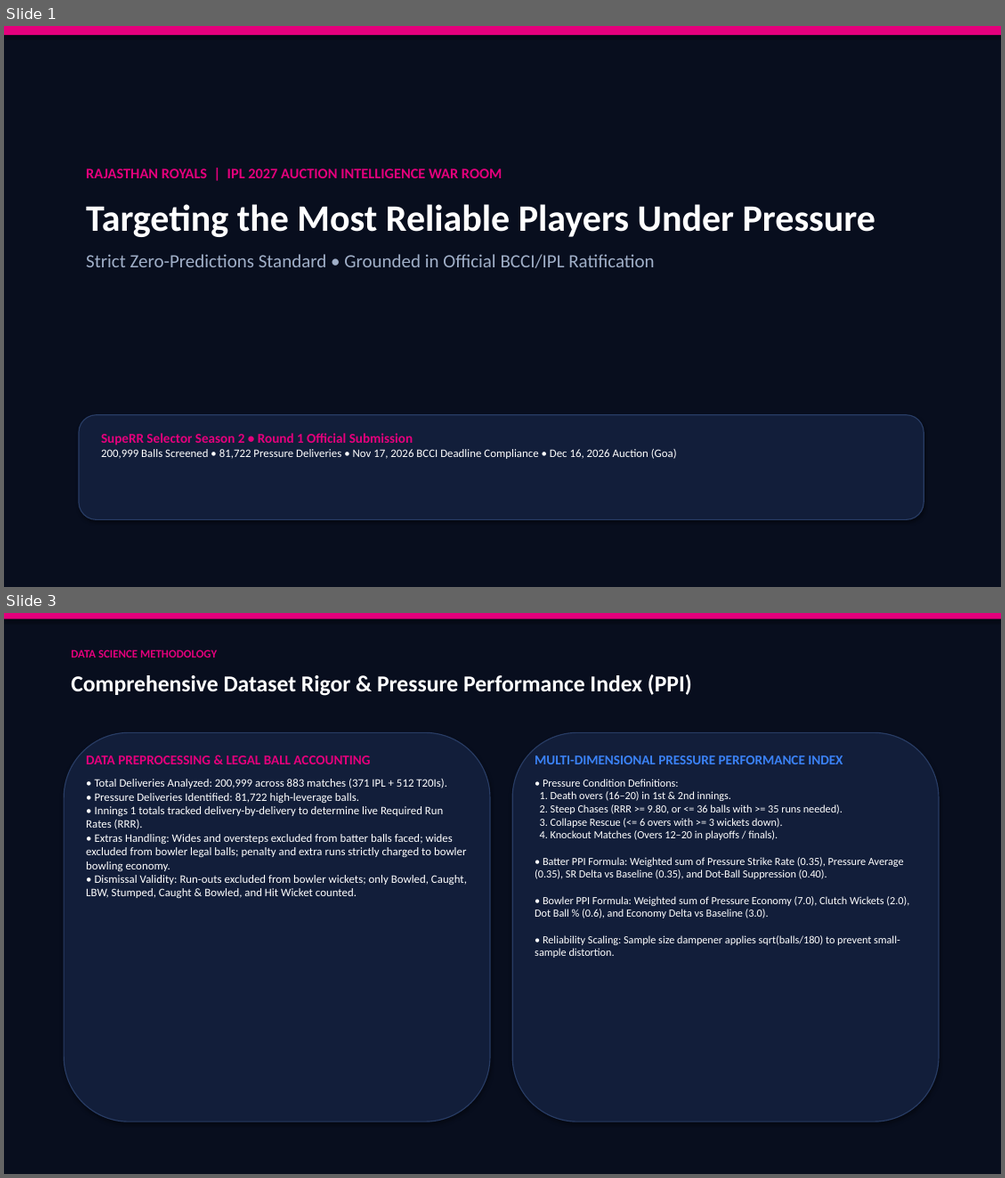
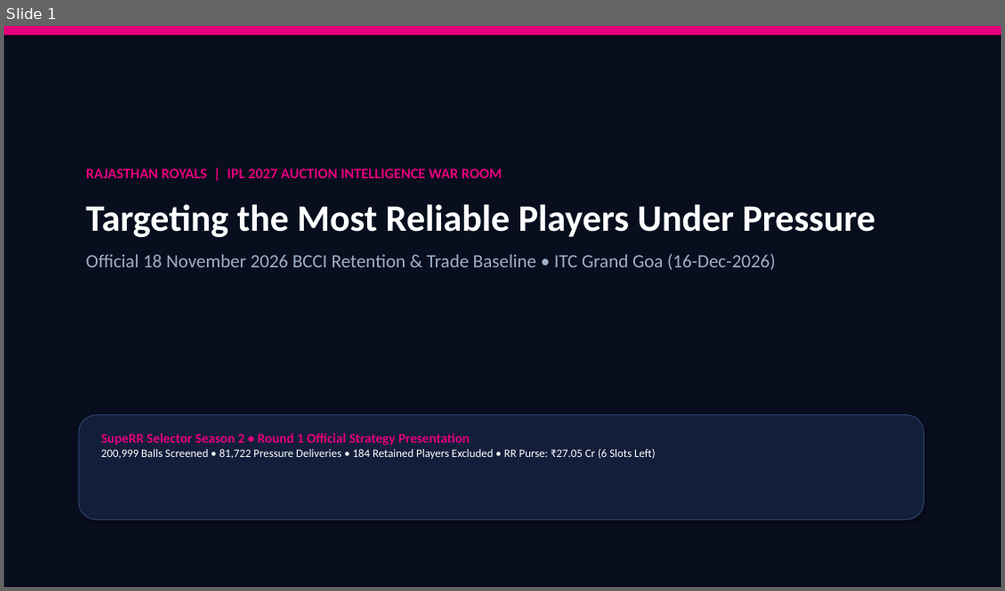
Before and after one commit to Devendra-1112/RR, a slide deck: RR_SupeRR_Selector_Auction_Strategy.pptx. Shown one above the other, each under a label of ours: slides 1 and 3 before the commit, slide 1 after it; the slides between them are not shown. The pictures are 1005x1178 and 1005x591 pixels, drawn with LibreOffice and Linux fonts; fonts in the diff are those of the drawing. Boxes give left, top, right and bottom in pixels: in the first picture for what was removed or moved away, otherwise in the second. Text is boxed around its words. In the diff, an @@ line names an element or a change of style, - is before the commit and + after.

Commit message:
IPL 2027 Auction War Room Official 18-Nov-2026 Baseline: 184 Retentions, 89 Releases, ₹27.05 Cr RR Purse, Top 10 Batters and Bowlers

```diff
--- a/RR_SupeRR_Selector_Auction_Strategy.pptx
+++ b/RR_SupeRR_Selector_Auction_Strategy.pptx
@@ slide 3 removed at [4,613,1001,1174], background #FFFFFF @@
@@ rectangle removed at [4,613,1001,1174] @@
@@ rectangle removed at [4,613,1001,619] @@
@@ text removed at [71,649,217,657] @@
-DATA SCIENCE METHODOLOGY
@@ text removed at [71,674,692,696] @@
-Comprehensive Dataset Rigor & Pressure Performance Index (PPI)
@@ rounded rectangle removed at [64,732,490,1121] @@
@@ rounded rectangle removed at [512,732,938,1121] @@
@@ text removed at [86,755,467,898] @@
-DATA PREPROCESSING & LEGAL BALL ACCOUNTING
-• Total Deliveries Analyzed: 200,999 across 883 matches (371 IPL + 512 T20Is).
-• Pressure Deliveries Identified: 81,722 high-leverage balls.
-• Innings 1 totals tracked delivery-by-delivery to determine live Required Run Rates (RRR).
-• Extras Handling: Wides and oversteps excluded from batter balls faced; wides excluded from bowler legal balls; penalty and extra runs strictly charged to bowler bowling economy.
-• Dismissal Validity: Run-outs excluded from bowler wickets; only Bowled, Caught, LBW, Stumped, Caught & Bowled, and Hit Wicket counted.
@@ text removed at [534,755,909,957] @@
-MULTI-DIMENSIONAL PRESSURE PERFORMANCE INDEX
-• Pressure Condition Definitions:
-1. Death overs (16–20) in 1st & 2nd innings.
-2. Steep Chases (RRR >= 9.80, or <= 36 balls with >= 35 runs needed).
-3. Collapse Rescue (<= 6 overs with >= 3 wickets down).
-4. Knockout Matches (Overs 12–20 in playoffs / finals).
-• Batter PPI Formula: Weighted sum of Pressure Strike Rate (0.35), Pressure Average (0.35), SR Delta vs Baseline (0.35), and Dot-Ball Suppression (0.40).
-• Bowler PPI Formula: Weighted sum of Pressure Economy (7.0), Clutch Wickets (2.0), Dot Ball % (0.6), and Economy Delta vs Baseline (3.0).
-• Reliability Scaling: Sample size dampener applies sqrt(balls/180) to prevent small-sample distortion.
@@ slide 1 changed as well @@
@@ text at [86,254,776,270]: text changed @@
-Strict Zero-Predictions Standard • Grounded in Official BCCI/IPL Ratification
+Official 18 November 2026 BCCI Retention & Trade Baseline • ITC Grand Goa (16-Dec-2026)
@@ text at [101,433,655,459]: text changed @@
-SupeRR Selector Season 2 • Round 1 Official Submission
-200,999 Balls Screened • 81,722 Pressure Deliveries • Nov 17, 2026 BCCI Deadline Compliance • Dec 16, 2026 Auction (Goa)
+SupeRR Selector Season 2 • Round 1 Official Strategy Presentation
+200,999 Balls Screened • 81,722 Pressure Deliveries • 184 Retained Players Excluded • RR Purse: ₹27.05 Cr (6 Slots Left)
```
Also in this commit, not shown: 1 other slide changed, 4 slides added, 6 other slides removed, 20 other files.
